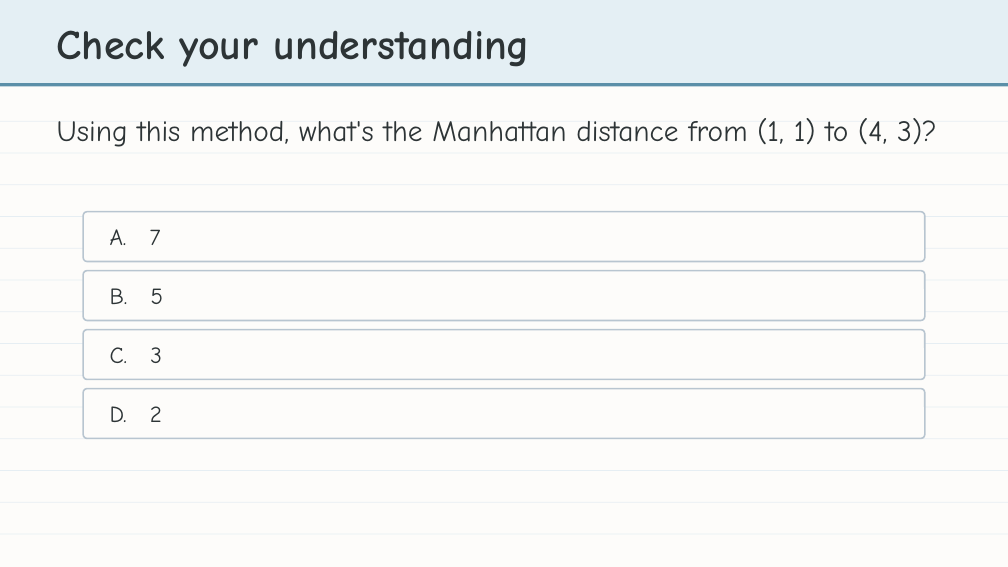
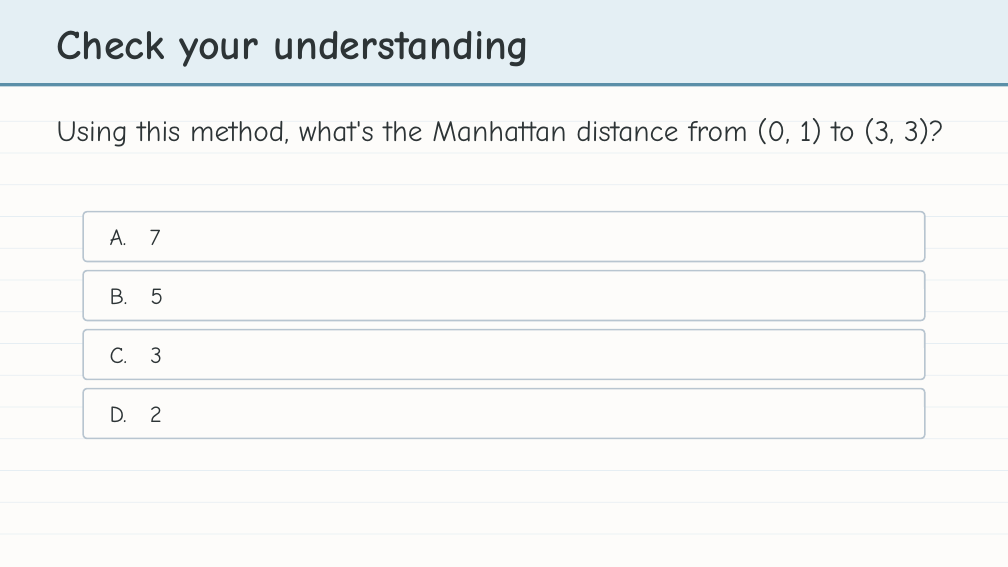
Before and after one commit to bradamiller/LearningPython, a slide deck: slide 23 of static/slides/module-04-manhattan/lesson-02-tuples.pptx. Drawn at 1008x567 pixels with LibreOffice and Linux fonts; fonts in the diff are those of the drawing. Boxes give left, top, right and bottom in pixels: in the first picture for what was removed or moved away, otherwise in the second. Text is boxed around its words. In the diff, an @@ line names an element or a change of style, - is before the commit and + after.

```diff
--- a/static/slides/module-04-manhattan/lesson-02-tuples.pptx
+++ b/static/slides/module-04-manhattan/lesson-02-tuples.pptx
@@ text at [57, 118, 944, 147]: text changed @@
-Using this method, what's the Manhattan distance from (1, 1) to (4, 3)?
+Using this method, what's the Manhattan distance from (0, 1) to (3, 3)?
```
Also in this commit, not shown: 8 other slides changed, 11 other files.
